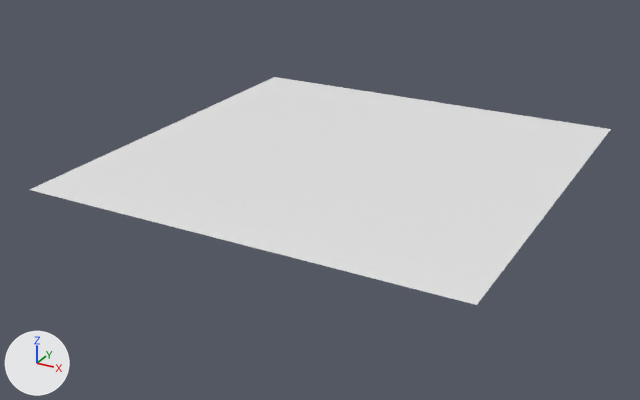
Two versions of the Blender file asset_sources/levels/l0.blend, one commit apart.
The view is the same before and after, from a 50 mm camera at (35.3, -69.2, 29.6) aimed at (-1.1, -2.9, -3.5). The axes (+X, +Y, +Z) are drawn at lower left. The lights are the same throughout.
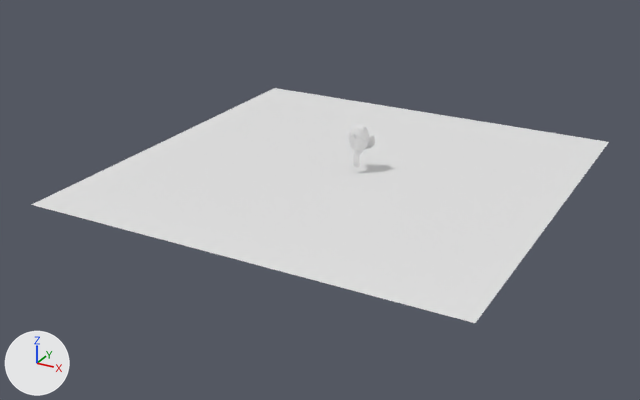
Changed parts and their boxes (x1, y1, x2, y2) in the pictures (640 x 400 px):
'Plane', mesh moved
    before: (30, 77, 611, 305)
    after: (32, 88, 609, 323)
'Suzanne', added
    after: (348, 125, 375, 167)

Patch to the scene script:
```diff
--- a/asset_sources/levels/l0.blend.py
+++ b/asset_sources/levels/l0.blend.py
@@ me_plane @@
 me_plane.from_pydata(...)  # 4 vertices, 1 face; spans x -1.0..1.0, y -1.0..1.0, z 0.0
 # used by ob_plane; location = (0.0, 0.0, 0.0); scale = (20.0, 20.0, 20.0)
+# me_plane part 1: the whole mesh is moved by (0.0, 0.0, -0.07)
@@ me_suzanne @@
+me_suzanne.from_pydata(...)  # 507 vertices, 500 faces; spans x -1.37..1.37, y -0.85..0.85, z -2.04..1.92
@@ ob_suzanne @@
+ob_suzanne = bpy.data.objects.new('Suzanne', me_suzanne)
+ob_suzanne.location = (1.25, 0.39, 1.3)
```
